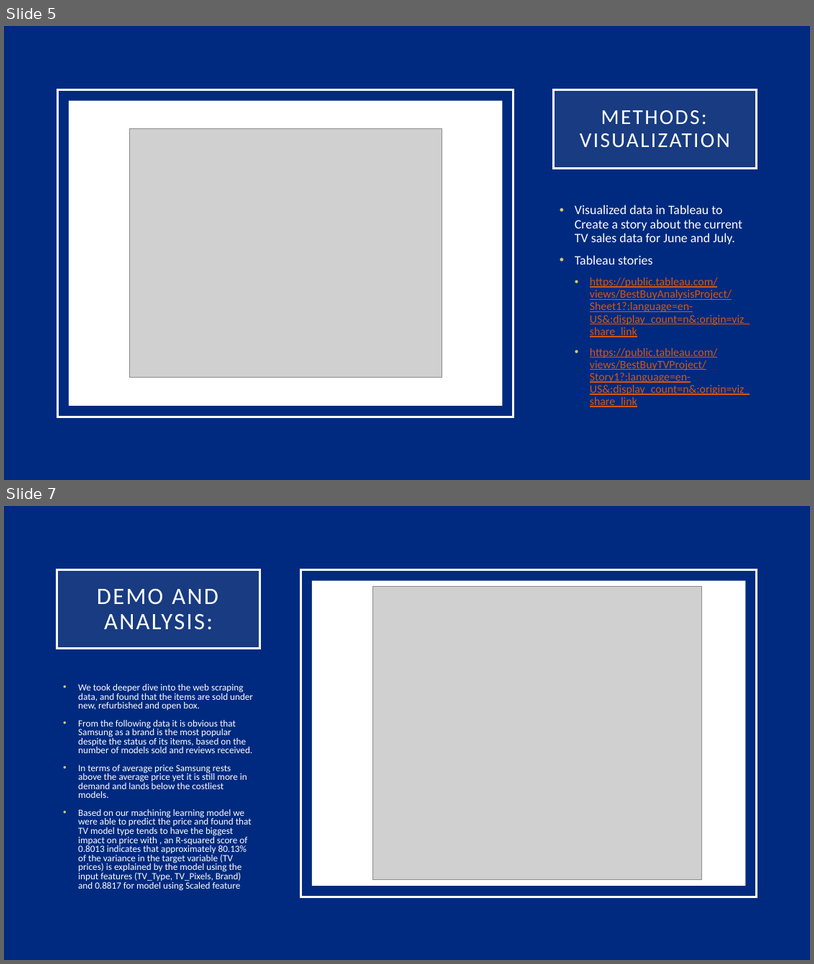
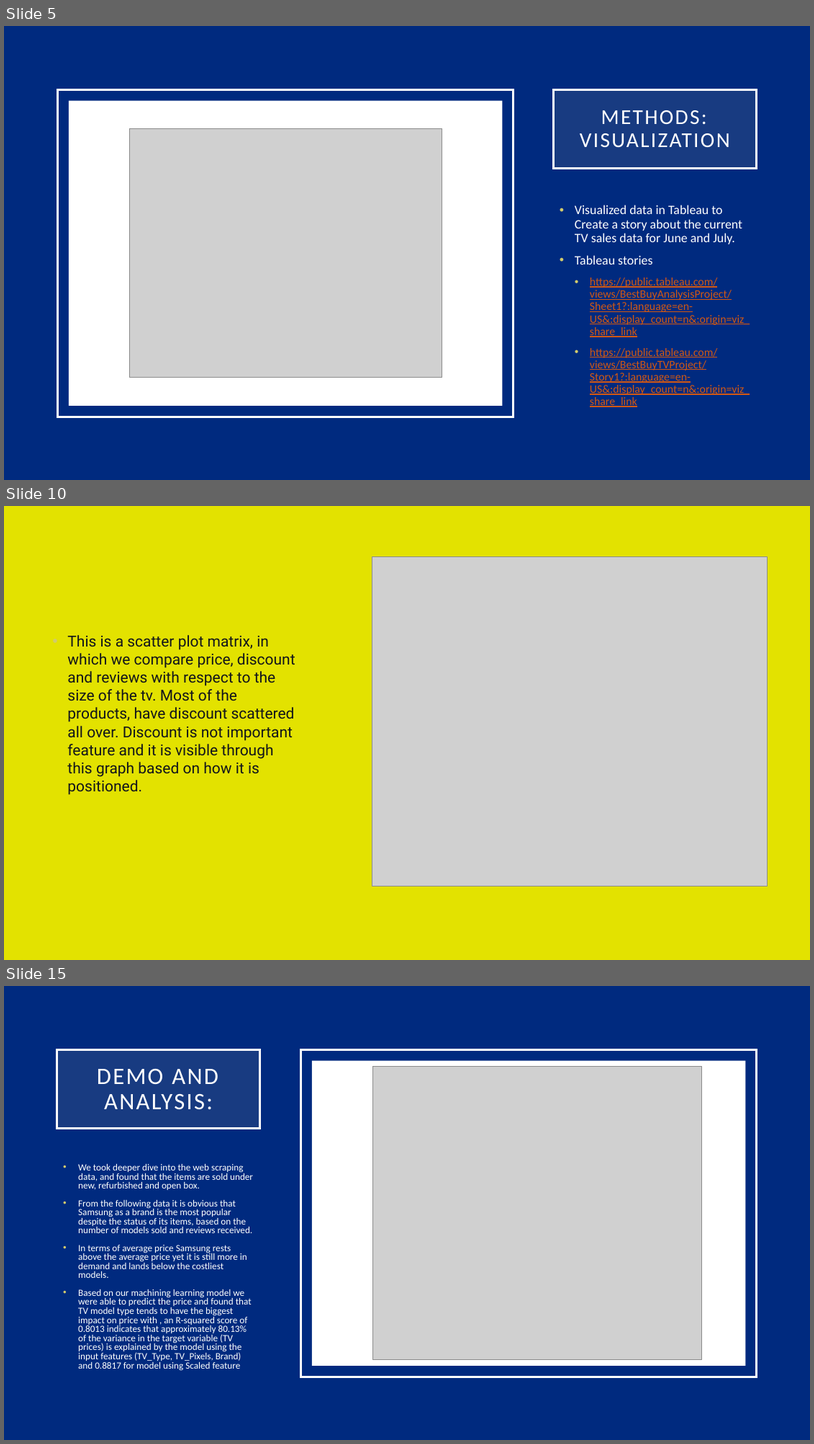
Before and after one commit to kdmorjam/Project_4_BestBuy, a slide deck: Ishita/BestBuy.pptx. Shown one above the other, each under a label of ours: slides 5 and 7 before the commit, slides 5, 10 and 15 after it; the slides between them are not shown. The pictures are 814x964 and 814x1444 pixels, drawn with LibreOffice and Linux fonts; fonts in the diff are those of the drawing; grey boxes stand for pictures. Boxes give left, top, right and bottom in pixels: in the first picture for what was removed or moved away, otherwise in the second. Text is boxed around its words. In the diff, an @@ line names an element or a change of style, - is before the commit and + after.

```diff
--- a/Ishita/BestBuy.pptx
+++ b/Ishita/BestBuy.pptx
@@ slide 10 added at (x1=4, y1=506, x2=810, y2=960), background #E3E200 @@
@@ picture added at (x1=372, y1=556, x2=768, y2=886) @@
@@ text added at (x1=67, y1=635, x2=296, y2=795), 18 pt, text #12151B @@
+• This is a scatter plot matrix, in which we compare price, discount and reviews with respect to the size of the tv. Most of the products, have discount scattered all over. Discount is not important feature and it is visible through this graph based on how it is positioned.
@@ what was slide 7 is now slide 15 @@
```
Also in this commit, not shown: 1 slide changed, 7 other slides added, 1 other file.
